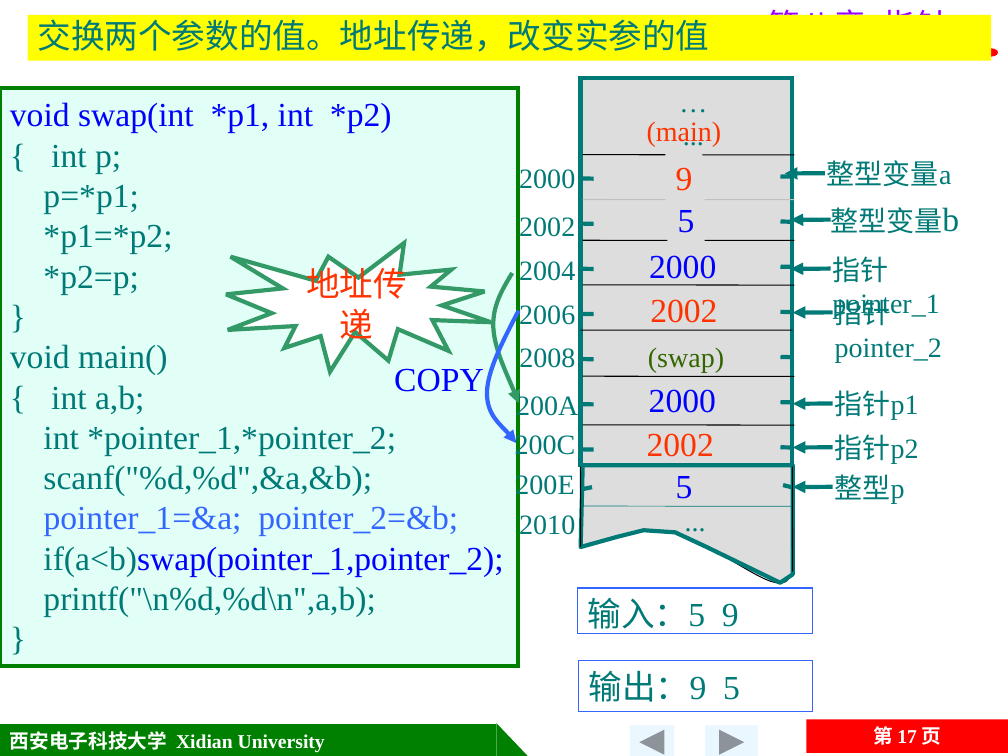
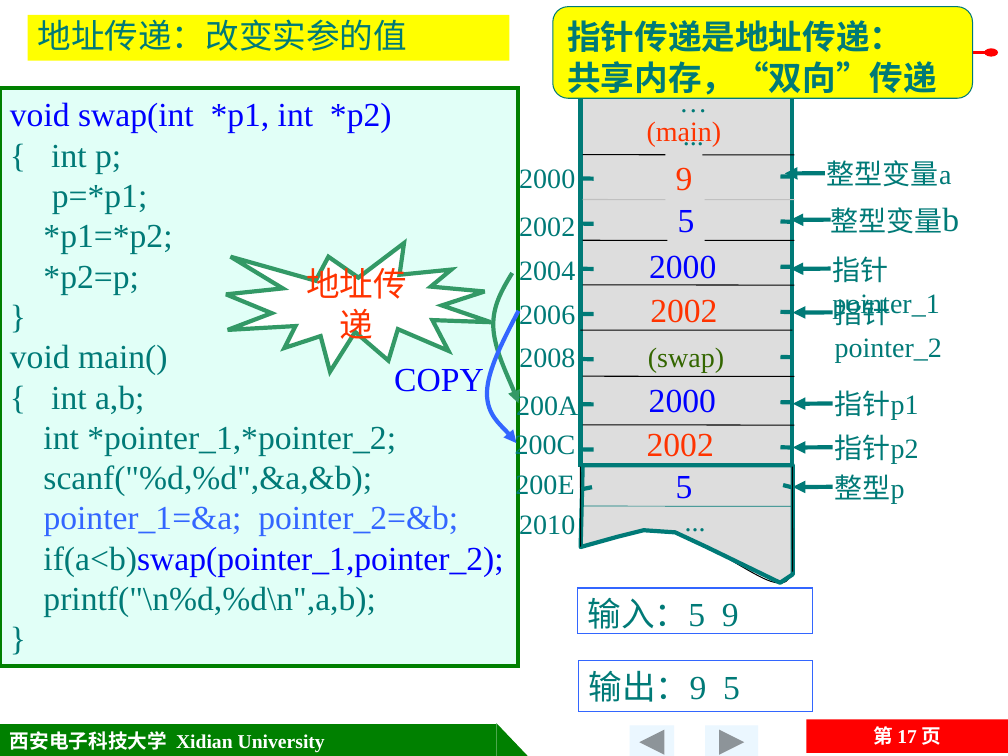
Before and after one commit to jtrfid/C-Repositories, a slide deck: slide 17 of 2016/C语言/课件/第8章 指针.pptx. Drawn at 1008x756 pixels with LibreOffice and Linux fonts; fonts in the diff are those of the drawing; background and template pictures are left out. Boxes give left, top, right and bottom in pixels: in the first picture for what was removed or moved away, otherwise in the second. Text is boxed around its words. In the diff, an @@ line names an element or a change of style, - is before the commit and + after.

```diff
--- a/2016/C语言/课件/第8章 指针.pptx
+++ b/2016/C语言/课件/第8章 指针.pptx
@@ rectangle "地址传递：改变实参的值": place and size @@
-rectangle "地址传递：改变实参的值" at (27,15,991,60)
+rectangle "地址传递：改变实参的值" at (27,15,509,60)
@@ text in rectangle at (38,14,408,51): text changed @@
-交换两个参数的值。地址传递，改变实参的值
+地址传递：改变实参的值
@@ rounded rectangle added at (552,7,972,99), fill #FFFF00, outline #007A77 0.75 pt, 24 pt, text #007A77, bold @@
+指针传递是地址传递：
+共享内存，“双向”传递
```
Also in this commit, not shown: 5 other slides changed, 5 other files.
